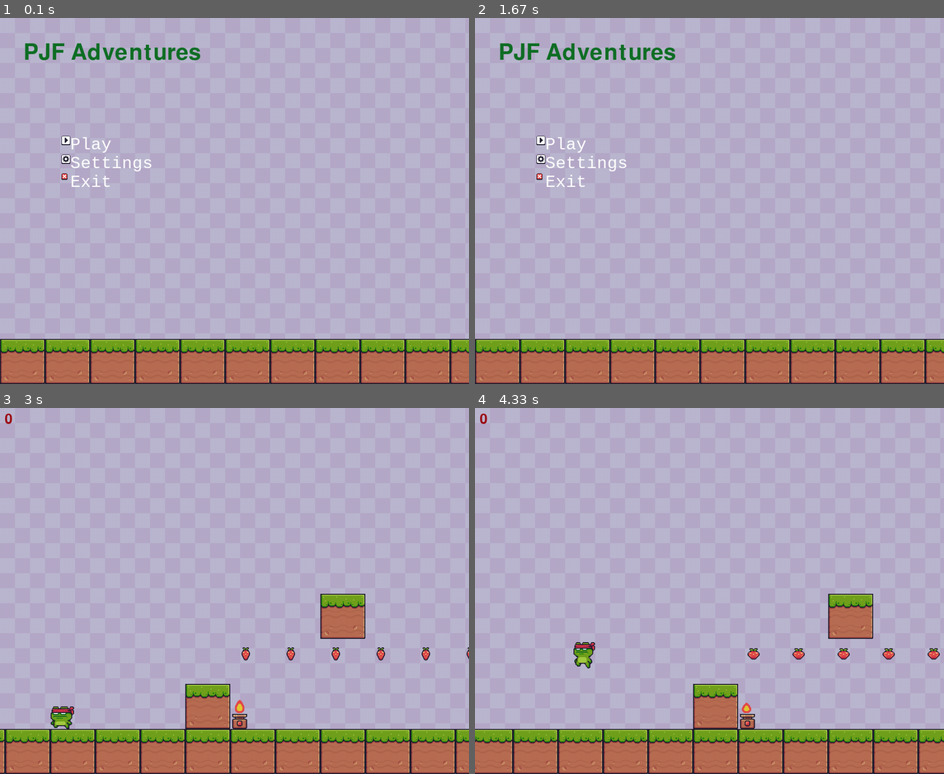
Above: before the commit, frames 1-4 (two rows, left to right).
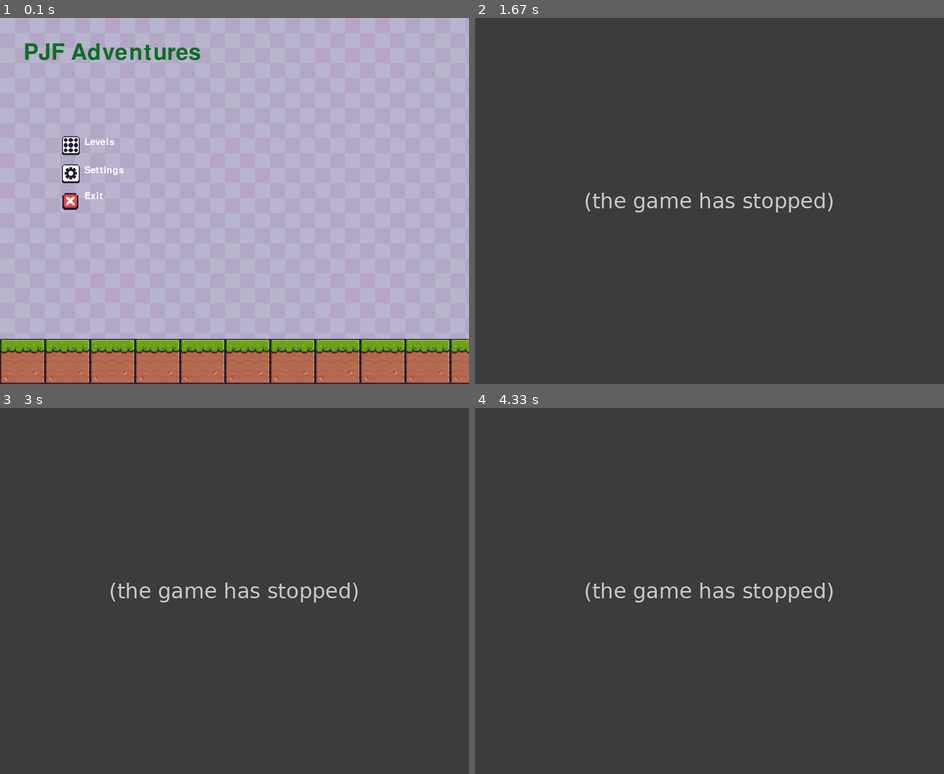
Above: after the commit, the same moments.

Repository: 88majk/platform_game_w_pygame
Game: pygame game, started from run.py
Same seed, same stepped clock (60 frames per second), same inputs: the game is played once before the commit and once after it.
Inputs (mouse positions are in pixels of both pictures, inside the frame that each line leads up to):
- Up to frame 1 (0.1 s): no input
- Up to frame 2 (1.67 s): click (540, 138) at 0.38 s, where only the run before the commit has a clickable "Play"; hold Space 0.67-1.2 s; hold A 0.67-1.2 s; move the mouse to (535, 164) at 0.7 s; hold Esc from 1.23 s (still down); hold A from 1.23 s (still down); tap Space at 1.3, 1.6 s
- Up to frame 3 (3 s): release Esc at 1.77 s; release A at 1.77 s; click "Play" at 1.85 s; hold A 2.13-2.67 s; move the mouse to (107, 572) at 2.17 s; tap Space at 2.2, 2.5, 2.77 s; hold A from 2.7 s (still down)
- Up to frame 4 (4.33 s): tap Space at 3.07, 3.2, 3.5, 3.87, 4.17 s; release A at 3.1 s; hold D 3.13-3.77 s; hold A 3.8-4.27 s; hold D from 4.3 s (still down)

The runs differ from the first frame. In frame 1, 1.0% of the frame differs, in the area x 13-33%, y 32-53%; in frame 2, 99%, in the area x 0-100%, y 0-100%; in frame 3, 99%; in frame 4, 99%.
Error after the commit: TypeError: 'Button' object is not iterable (graphic_setup.py line 91); the game stopped at 0.4 s (later frames are placeholders)

Commit message:
kolejny etap projektowania, dodane nowe przeszkody

Diff:
--- a/fire.py
+++ b/final_flag.py
@@ -2,25 +2,20 @@
 from graphic_setup import load_sprite_sheets
 from object import Object
 
-class Fire(Object):
+class FinalFlag(Object):
     ANIMATION_DELAY = 3
 
     def __init__(self, x, y, width, height):
-        super().__init__(x, y, width, height, "fire")
-        self.fire = load_sprite_sheets("Traps", "Fire", width, height)
-        self.image = self.fire["off"][0]
+        super().__init__(x, y, width, height, "final_flag")
+        self.final_flag = load_sprite_sheets("Items", r"Checkpoints\Checkpoint", width, height)
+        self.image = self.final_flag["Final Flag (Idle)"][0]
         self.mask = pygame.mask.from_surface(self.image)
         self.animation_count = 0
-        self.animation_name = "off"
+        self.animation_name = "Final Flag (Idle)"
 
-    def on(self):
-        self.animation_name = "on"
-
-    def off(self):
-        self.animation_name = "off"
 
     def loop(self):
-        sprites = self.fire[self.animation_name]
+        sprites = self.final_flag[self.animation_name]
         sprite_index = (self.animation_count // self.ANIMATION_DELAY) % len(sprites)
         self.image = sprites[sprite_index]
         self.animation_count += 1
--- a/level1.py
+++ /dev/null
@@ -1 +0,0 @@
-import pygame
--- /dev/null
+++ b/levels/level1.py
@@ -0,0 +1,29 @@
+import pygame
+from graphic_setup import *
+from collisions import *
+from object import Object
+from player import Player
+from block import Block
+from obstacles.fire import Fire
+from obstacles.spikes import Spikes
+from strawberry import Strawberry
+from final_flag import FinalFlag
+
+class Level1():
+
+    def reset_level(self):
+        block_size = 96
+        self.floor = [Block(i*block_size, HEIGHT - block_size, block_size) for i in range(-WIDTH // block_size, WIDTH * 2//block_size)]
+
+        self.fire = [Fire(i*200, HEIGHT - block_size - 64, 16, 32) for i in range(1, 5)]
+        self.final_flag = FinalFlag(1000, HEIGHT - block_size - 2*64, 64, 64)
+        self.spikes = [Spikes(i*150, HEIGHT - block_size - 2*16, 16, 16) for i in range(1, 6)]
+
+        [Strawberry(i*50, HEIGHT - 5*block_size, 32, 32) for i in range (1,11)]
+
+        self.superiors = Strawberry.all_strawberries
+        self.objects = [*self.floor, Block(0, HEIGHT - block_size * 2, block_size), Block(block_size * 3, HEIGHT - block_size * 4, block_size), *self.fire, self.final_flag, *self.spikes]
+
+    def clear_map(self):
+        self.objects = []
+        self.superiors.empty()
--- /dev/null
+++ b/levels/level2.py
@@ -0,0 +1,33 @@
+import pygame
+from graphic_setup import *
+from collisions import *
+from object import Object
+from player import Player
+from block import Block
+from obstacles.fire import Fire
+from obstacles.spikes import Spikes
+from strawberry import Strawberry
+from final_flag import FinalFlag
+
+class Level1():
+
+    def reset_level(self):
+        block_size = 96
+        self.floor = [Block(i*block_size, HEIGHT - block_size, block_size) for i in range(-WIDTH // block_size, WIDTH * 2//block_size)]
+
+        self.fire = [Fire(i*200, HEIGHT - block_size - 64, 16, 32) for i in range(1, 5)]
+        self.final_flag = FinalFlag(1000, HEIGHT - block_size - 2*64, 64, 64)
+        self.spikes = [Spikes(i*50, HEIGHT - block_size - 2*16, 16, 16) for i in range(1, 6)]
+
+        [Strawberry(i*50, HEIGHT - 5*block_size, 32, 32) for i in range (1,11)]
+        [Strawberry(i*50, HEIGHT - 2*block_size, 32, 32) for i in range (11,21)]
+
+        self.superiors = Strawberry.all_strawberries
+        self.objects = [*self.floor, Block(0, HEIGHT - block_size * 2, block_size),
+                        Block(block_size * 3, HEIGHT - block_size * 4, block_size),
+                        Block(block_size * 3, HEIGHT - block_size * 6, block_size),
+                        self.final_flag, *self.spikes]
+
+    def clear_map(self):
+        self.objects = []
+        self.superiors.empty()
--- a/menu.py
+++ b/menu.py
@@ -2,8 +2,9 @@
 from button import Button
 from object import Object
 
-font = pygame.font.SysFont("Consolas", 40)
+font = pygame.font.SysFont("Retro Gaming", 30)
 title_font = pygame.font.SysFont("04b 30", 70)
+heart = pygame.font.SysFont("Times New Roman", 30)
 TEXT_COL = (255, 255, 255)
 TITLE_COL = (16, 112, 37)
 
@@ -11,10 +12,21 @@
 SCORE_COL = (158, 13, 20)
 
 play_img = pygame.image.load("assets/Menu/Buttons/play.png").convert_alpha()
-play_button = Button(130, 250, play_img, 1)
+back_img = pygame.image.load("assets/Menu/Buttons/Back.png").convert_alpha()
+
+level01_img = pygame.image.load("assets/Menu/Levels/01.png").convert_alpha()
+level01_button = Button(130, 250, level01_img, 2)
+level02_img = pygame.image.load("assets/Menu/Levels/02.png").convert_alpha()
+level02_button = Button(160, 250, level02_img, 2)
+level03_img = pygame.image.load("assets/Menu/Levels/03.png").convert_alpha()
+level03_button = Button(190, 250, level03_img, 2)
+
+
+levels_img = pygame.image.load("assets/Menu/Buttons/Levels.png").convert_alpha()
+levels_button = Button(130, 250, levels_img, 2)
 
 settings_img = pygame.image.load("assets/Menu/Buttons/settings.png").convert_alpha()
-settings_button = Button(130, 290, settings_img, 1)
+settings_button = Button(130, 310, settings_img, 2)
 
 exit_img = pygame.image.load("assets/Menu/Buttons/close.png").convert_alpha()
-exit_button = Button(130, 330, exit_img, 1)
+exit_button = Button(130, 370, exit_img, 2.6)
--- /dev/null
+++ b/obstacles/fire.py
@@ -0,0 +1,33 @@
+import pygame
+from graphic_setup import load_sprite_sheets
+from object import Object
+
+class Fire(Object):
+    ANIMATION_DELAY = 3
+
+    def __init__(self, x, y, width, height):
+        super().__init__(x, y, width, height, "fire")
+        self.fire = load_sprite_sheets("Traps", "Fire", width, height)
+        self.image = self.fire["off"][0]
+        self.mask = pygame.mask.from_surface(self.image)
+        self.animation_count = 0
+        self.animation_name = "off"
+        self.on()
+
+    def on(self):
+        self.animation_name = "on"
+
+    def off(self):
+        self.animation_name = "off"
+
+    def loop(self):
+        sprites = self.fire[self.animation_name]
+        sprite_index = (self.animation_count // self.ANIMATION_DELAY) % len(sprites)
+        self.image = sprites[sprite_index]
+        self.animation_count += 1
+
+        self.rect = self.image.get_rect(topleft=(self.rect.x, self.rect.y))
+        self.mask = pygame.mask.from_surface(self.image)
+
+        if self.animation_count // self.ANIMATION_DELAY > len(sprites):
+            self.amimation_count = 0
--- /dev/null
+++ b/obstacles/spikes.py
@@ -0,0 +1,21 @@
+import pygame
+from graphic_setup import load_sprite_sheets
+from object import Object
+
+class Spikes(Object):
+    ANIMATION_DELAY = 3
+
+    def __init__(self, x, y, width, height):
+        super().__init__(x, y, width, height, "spikes")
+        self.spike = load_sprite_sheets("Traps", "Spikes", width, height)
+        self.image = self.spike["Idle"][0]
+        self.mask = pygame.mask.from_surface(self.image)
+        self.animation_name = "Idle"
+        self.loop()
+
+    def loop(self):
+        sprites = self.spike[self.animation_name]
+        self.image = sprites[0]
+
+        self.rect = self.image.get_rect(topleft=(self.rect.x, self.rect.y))
+        self.mask = pygame.mask.from_surface(self.image)
--- /dev/null
+++ b/picture.py
@@ -0,0 +1,12 @@
+import pygame
+
+class Picture():
+    def __init__(self, image, scale):
+        width = image.get_width()
+        height = image.get_height()
+        self.image = pygame.transform.scale(image, (int(width * scale), int(height * scale)))
+        self.rect = self.image.get_rect()
+
+
+    def draw(self, window, x, y):
+        window.blit(self.image, (x, y))
--- a/player.py
+++ b/player.py
@@ -21,6 +21,7 @@
         self.score = 0
         self.life_points = 3
         self.hit_count = 0
+        self.bug_protect = True
 
     def move(self, dx, dy):
         self.rect.x += dx
@@ -51,15 +52,18 @@
         self.fall_count += 1
         if self.hit:
             self.hit_count += 1
-        if self.hit_count > fps * 2:
+        if self.hit_count > fps:
             self.hit = False
             self.life_points -= 1
             self.hit_count = 0
+            self.bug_protect = True
         self.update_sprite()
 
     def make_hit(self):
-        self.hit = True
-        self.hit_count = 0
+        if self.bug_protect:
+            self.hit = True
+            self.hit_count = 0
+            self.bug_protect = False
 
     def collect_straw(self):
         self.score += 10
@@ -72,6 +76,10 @@
     def hit_head(self):
         self.count = 0
         self.y_vel *= -1
+
+    def win(self):
+        self.score = self.score + 100*self.life_points
+
 
     def update_sprite(self):
         sprite_sheet = "idle"
--- a/run.py
+++ b/run.py
@@ -6,16 +6,15 @@
 
 from graphic_setup import *
 from collisions import *
-from object import Object
 from player import Player
 from block import Block
-from fire import Fire
-from strawberry import Strawberry
-from button import Button
 from menu import *
+from levels.level1 import *
+from picture import Picture
 
 FPS = 60
 PLAYER_VEL = 5
+level_win = [False]
 
 def handle_move(player, objects, superiors): # funkcja sterująca klawiszami
     keys = pygame.key.get_pressed()
@@ -35,43 +34,46 @@
     for obj in to_check:
         if obj and obj.name == "fire":
             player.make_hit()
-        if obj and obj.name == "Strawberry":
+        if obj and obj.name == "spikes":
+            player.make_hit()
+        if obj and obj.name == "Strawberry" and not obj.collected:
             player.collect_straw()
-            obj.collected()
             if obj in superiors:
-                pass
-                # superiors.remove(obj)
+                obj.collected = True
+        if obj and obj.name == "final_flag":
+            level_win[0] = True
+            player.win()
 
 
 
 def main(window):
     clock = pygame.time.Clock()
     background, bg_image = get_background("Purple.png")
-
     block_size = 96
-
-    floor = [Block(i*block_size, HEIGHT - block_size, block_size) for i in range(-WIDTH // block_size, WIDTH * 2//block_size)]
-
-    fire = Fire(100, HEIGHT - block_size - 64, 16, 32)
-    fire.on()
-
-    strawberry = Strawberry(200, HEIGHT - 3*block_size, 32, 32)
-    superiors = [Strawberry(i*block_size, HEIGHT - 3*block_size, 32, 32) for i in range (1, 12)]
-
-    player = Player(100, 100, 50, 50)
-    objects = [*floor, Block(0, HEIGHT - block_size * 2, block_size), Block(block_size * 3, HEIGHT - block_size * 4, block_size), fire]
 
     offset_x = 0
     scroll_area_width = 200
 
-    menu_buttons = [play_button, settings_button, exit_button]
+    menu_buttons = [levels_button, settings_button, exit_button]
+    levels_buttons = [level01_button, level02_button, level03_button]
+    menu_floor = [Block(i*block_size, HEIGHT - block_size, block_size) for i in range(-WIDTH // block_size, WIDTH * 2//block_size)]
 
     play_state = False
     menu_state = True
+    level_reset = True
     run = True
     while run:
+        if level_reset:
+            level = Level1()
+            level.reset_level()
+            level_reset = False
+            player = Player(100, 100, 50, 50)
+            player.score = 0
+            player.life_points = 3
+
         while menu_state:
             clock.tick(FPS)
+
             pygame.display.update()
 
             for event in pygame.event.get():
@@ -79,31 +81,52 @@
                     run = False
                     break
                 if event.type == pygame.KEYDOWN:
-                    if event.key == pygame.K_SPACE and player.jump_count < 2:
-                        player.jump()
                     if event.key == pygame.K_ESCAPE:
                         play_state = False
 
-
+            if mark_button(levels_button):
+                levels_choice = True
+                menu_state = False
             if mark_button(exit_button):
                 menu_state = False
                 run = False
-            if mark_button(play_button):
-                play_state = True
-                menu_state = False
+            # if mark_button(play_button):
+            #     play_state = True
+            #     menu_state = False
             if mark_button(settings_button):
                 pass
 
-            draw_menu(window, background, bg_image, floor, 0, menu_buttons)
+
+            draw_menu(window, background, bg_image, menu_floor, 0, menu_buttons)
             draw_text(window, "PJF Adventures", title_font, TITLE_COL, 50, 50)
-            draw_text(window, "Play", font, TEXT_COL, 150, 250)
-            draw_text(window, "Settings", font, TEXT_COL, 150, 290)
-            draw_text(window, "Exit", font, TEXT_COL, 150, 330)
+            draw_text(window, "Levels", font, TEXT_COL, 180, 255)
+            draw_text(window, "Settings", font, TEXT_COL, 180, 315)
+            draw_text(window, "Exit", font, TEXT_COL, 180, 370)
+
+        while levels_choice:
+            clock.tick(FPS)
+
+            pygame.display.update()
+
+            for event in pygame.event.get():
+                if event.type == pygame.QUIT:
+                    run = False
+                    break
+                if event.type == pygame.KEYDOWN:
+                    if event.key == pygame.K_ESCAPE:
+                        menu_state = True
+                        levels_choice = False
+
+            draw_menu(window, background, bg_image, menu_floor, 0, levels_button)
+            draw_text(window, "PJF Adventures", title_font, TITLE_COL, 50, 50)
+            draw_text(window, "Choose level", font, TEXT_COL, 180, 300)
+
 
         while play_state:
             clock.tick(FPS)
             pygame.display.update()
 
+            # ODCZYT KLAWISZY
             for event in pygame.event.get():
                 if event.type == pygame.KEYDOWN:
                     if event.key == pygame.K_SPACE and player.jump_count < 2:
@@ -112,23 +135,48 @@
                         play_state = False
                         menu_state = True
 
+            # WŁĄCZANIE ANIMACJI
             player.loop(FPS)
-            fire.loop()
-            for strawberry in superiors:
+            for fire in level.fire:
+                fire.loop()
+            for strawberry in level.superiors:
                 strawberry.loop()
+            level.final_flag.loop()
 
-            handle_move(player, objects, superiors)
-            draw(window, background, bg_image, player, objects, superiors, offset_x)
+            # RYSOWANIE ELEMENTOW MAPY
+            handle_move(player, level.objects, level.superiors)
+            draw(window, background, bg_image, player, level.objects, level.superiors, offset_x)
             draw_text(window, str(player.score), font_score, SCORE_COL, 10, 10)
 
+            # RYSOWANIE AKTUALNEJ LICZBY ZYC
+            heart_img = pygame.image.load("assets/Menu/Buttons/play.png").convert_alpha()
+            hearts = [Picture(heart_img, 2) for i in range (1, player.life_points + 1)]
+            for i, heart in enumerate(hearts):
+                heart.draw(window, 950 - 50*i, 10)
+
+            # PRZEWIJANIE MAPY
             if((player.rect.right - offset_x >= WIDTH - scroll_area_width) and player.x_vel > 0) or (
                 (player.rect.left - offset_x <= scroll_area_width) and player.x_vel < 0):
                 offset_x += player.x_vel
-                objects
 
-            # if player.life_points == 0:
-            #     play_state = False
-            #     menu_state = True
+            # CZYSZCZENIE MAPY PO UTRACIE ŻYĆ
+            if player.life_points == 0:
+                offset_x = 0
+                level.clear_map()
+                player.kill()
+                play_state = False
+                menu_state = True
+                level_reset = True
+
+            # WARUNEK SKONCZENIA POZIOMU (ZEBRANIA FLAGI FINAL )
+            if level_win[0]:
+                offset_x = 0
+                level_win[0] = False
+                level.clear_map()
+                player.kill()
+                play_state = False
+                menu_state = True
+                level_reset = True
 
     pygame.quit()
     quit()
--- a/strawberry.py
+++ b/strawberry.py
@@ -4,6 +4,8 @@
 
 class Strawberry(Object):
     ANIMATION_DELAY = 3
+    all_strawberries = pygame.sprite.Group()
+
 
     def __init__(self, x, y, width, height):
         super().__init__(x, y, width, height, "Strawberry")
@@ -11,27 +13,32 @@
         self.image = self.strawberry["Strawberry"][0]
         self.mask = pygame.mask.from_surface(self.image)
         self.animation_count = 0
+        self.collect_animation_count = 0
         self.collection_pic = load_sprite_sheets("Items", "Fruits", width, height)
         self.image_col = self.collection_pic["Collected"][0]
-        self.mask_col = pygame.mask.from_surface(self.image_col)
+        self.collected = False
+        Strawberry.all_strawberries.add(self)
+
 
     def loop(self):
         sprites = self.strawberry["Strawberry"]
         sprite_index = (self.animation_count // self.ANIMATION_DELAY) % len(sprites)
-        self.image = sprites[sprite_index]
-        self.animation_count += 1
+
+        if self.collected:
+            self.collected = True
+            self.image = self.get_collect_animation_frame()
+            self.collect_animation_count += 1
+
+            if self.collect_animation_count > 12:
+                self.collect_animation_count = 0
+                Strawberry.all_strawberries.remove(self)
+        else:
+            self.image = sprites[sprite_index]
+            self.animation_count += 1
 
         self.rect = self.image.get_rect(topleft=(self.rect.x, self.rect.y))
-        self.mask = pygame.mask.from_surface(self.image)
 
-        if self.animation_count // self.ANIMATION_DELAY > len(sprites):
-            self.amimation_count = 0
-
-    def collected(self):
-        sprites = self.collection_pic["Collected"]
-        sprite_index = (self.animation_count // self.ANIMATION_DELAY) % len(sprites)
-        self.collect_img = sprites[sprite_index]
-        self.animation_count += 1
-
-        self.rect = self.image_col.get_rect(topleft=(self.rect.x, self.rect.y))
-        self.mask_col = pygame.mask.from_surface(self.collect_img)
+    def get_collect_animation_frame(self):
+        collect_sprites = self.collection_pic["Collected"]
+        frame_index = (self.collect_animation_count // 2) % len(collect_sprites)
+        return collect_sprites[frame_index]
Renamed: assets/Items/Checkpoints/Checkpoint/Checkpoint (Flag Idle)(64x64).png -> assets/Items/Checkpoints/Checkpoint/Final Flag (Idle).png
